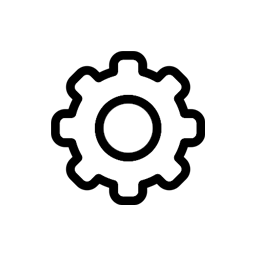
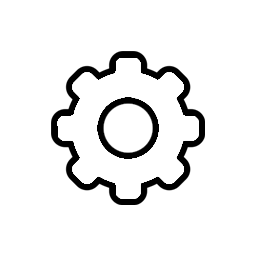
Two versions of the same layered image (256x256). Layer-by-layer changes:
painted on "레이어 1" over box(57, 58, 199, 199)
